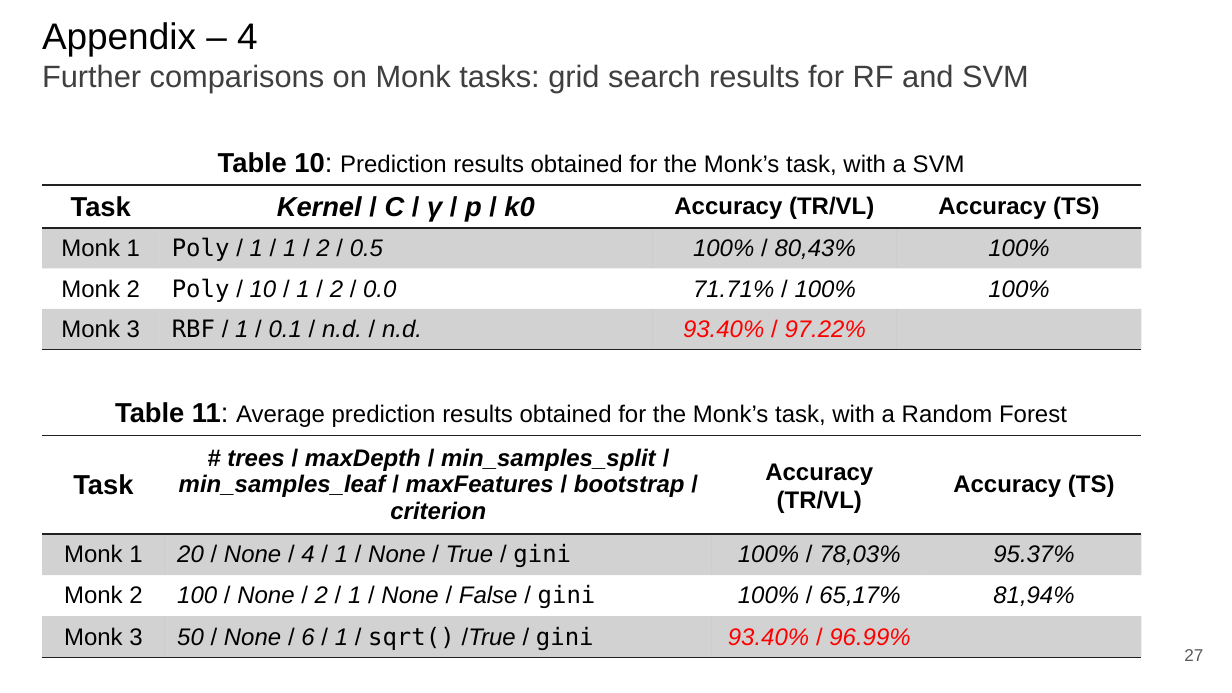
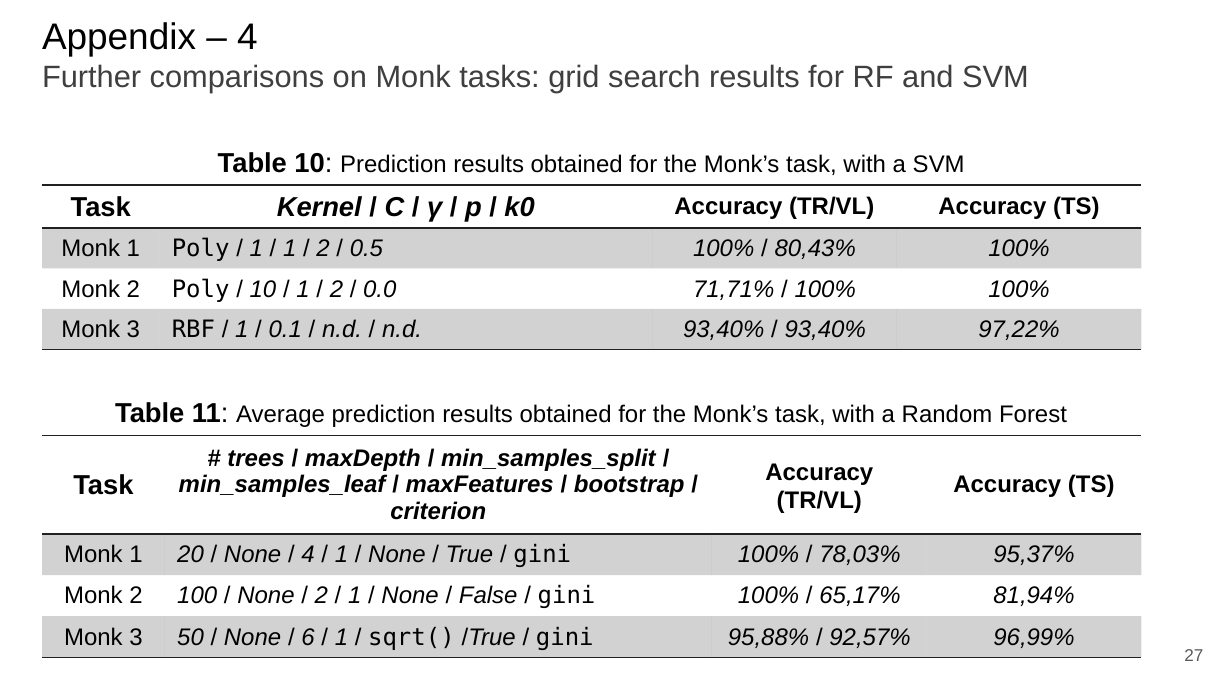
Before and after one commit to paolo-junior-mollica/machine-learning-project, a slide deck: slide 27 of relazione/ML-2023-PRJ-Slides-Demo.pptx. Drawn at 1232x693 pixels with LibreOffice and Linux fonts; fonts in the diff are those of the drawing. Boxes give left, top, right and bottom in pixels: in the first picture for what was removed or moved away, otherwise in the second. Text is boxed around its words. In the diff, an @@ line names an element or a change of style, - is before the commit and + after.

Commit message:
Added Monk results, plots and (very brief) discussion

```diff
--- a/relazione/ML-2023-PRJ-Slides-Demo.pptx
+++ b/relazione/ML-2023-PRJ-Slides-Demo.pptx
@@ table at (42, 185, 1142, 354) @@
-row 3, column 3: 71.71% / 100%
+row 3, column 3: 71,71% / 100%
-row 4, column 3: 93.40% / 97.22%
+row 4, column 3: 93,40% / 93,40%
-row 4, column 4: 
+row 4, column 4: 97,22%
@@ table at (42, 435, 1141, 657) @@
-row 2, column 4: 95.37%
+row 2, column 4: 95,37%
-row 4, column 3: 93.40% / 96.99%
+row 4, column 3: 95,88% / 92,57%
-row 4, column 4: 
+row 4, column 4: 96,99%
```
Also in this commit, not shown: 9 other slides changed, 2 slides added.
